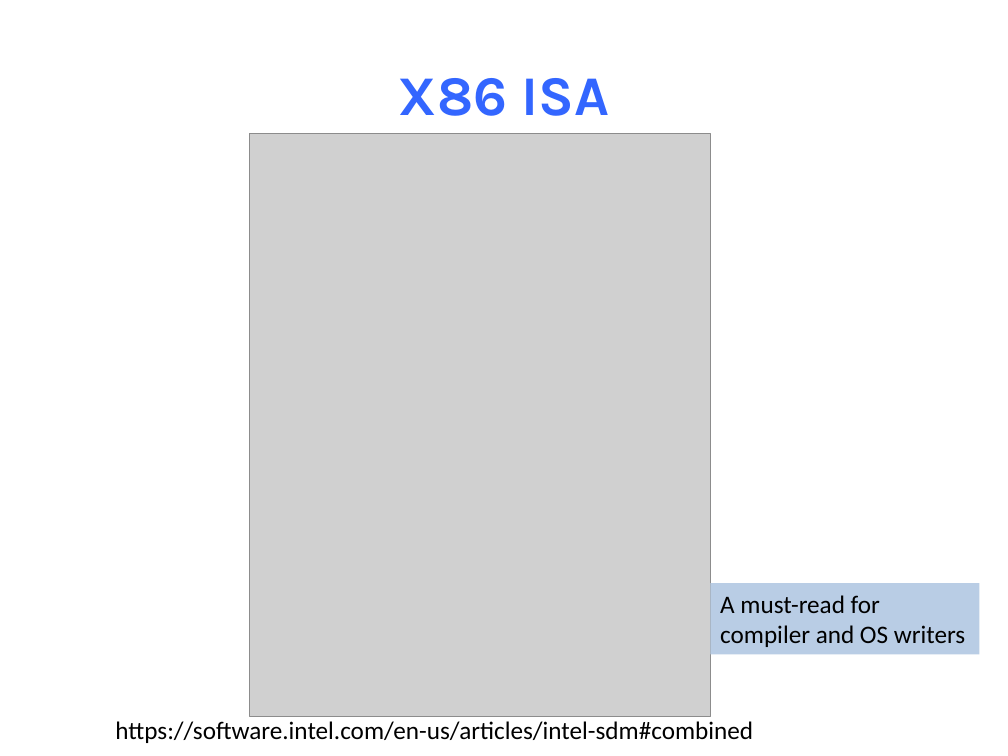
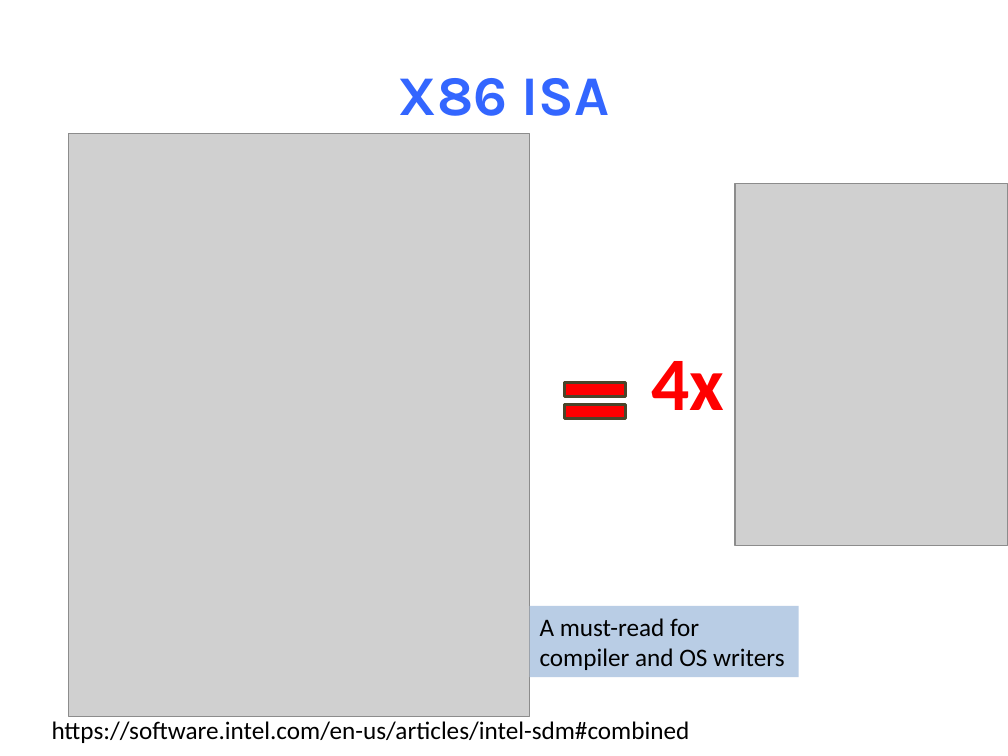
Before and after one commit to NYU-CSO/nyu-cso.github.io, a slide deck: slide 23 of notes/07-Machine_Basic.pptx. Drawn at 1008x756 pixels with LibreOffice and Linux fonts; fonts in the diff are those of the drawing; grey boxes stand for pictures. Boxes give left, top, right and bottom in pixels: in the first picture for what was removed or moved away, otherwise in the second. Text is boxed around its words. In the diff, an @@ line names an element or a change of style, - is before the commit and + after.

```diff
--- a/notes/07-Machine_Basic.pptx
+++ b/notes/07-Machine_Basic.pptx
@@ picture moved from (x1=250, y1=133, x2=711, y2=717) to (x1=69, y1=133, x2=529, y2=717) @@
@@ picture added at (x1=735, y1=183, x2=1008, y2=546) @@
@@ math equal added at (x1=553, y1=370, x2=636, y2=431), fill #FF0000, outline #4A452A 2.25 pt @@
@@ text added at (x1=651, y1=361, x2=724, y2=410), 54 pt, text #FF0000, bold @@
+4x
@@ rectangle "A must-read for" moved from (x1=711, y1=584, x2=980, y2=655) to (x1=529, y1=606, x2=798, y2=677) @@
@@ text "https://software.intel.com/en-us/articles/intel-sdm#combined" moved from (x1=115, y1=721, x2=753, y2=743) to (x1=52, y1=721, x2=690, y2=743) @@
```
Also in this commit, not shown: 12 other slides changed, 15 slides removed, 1 other file.
